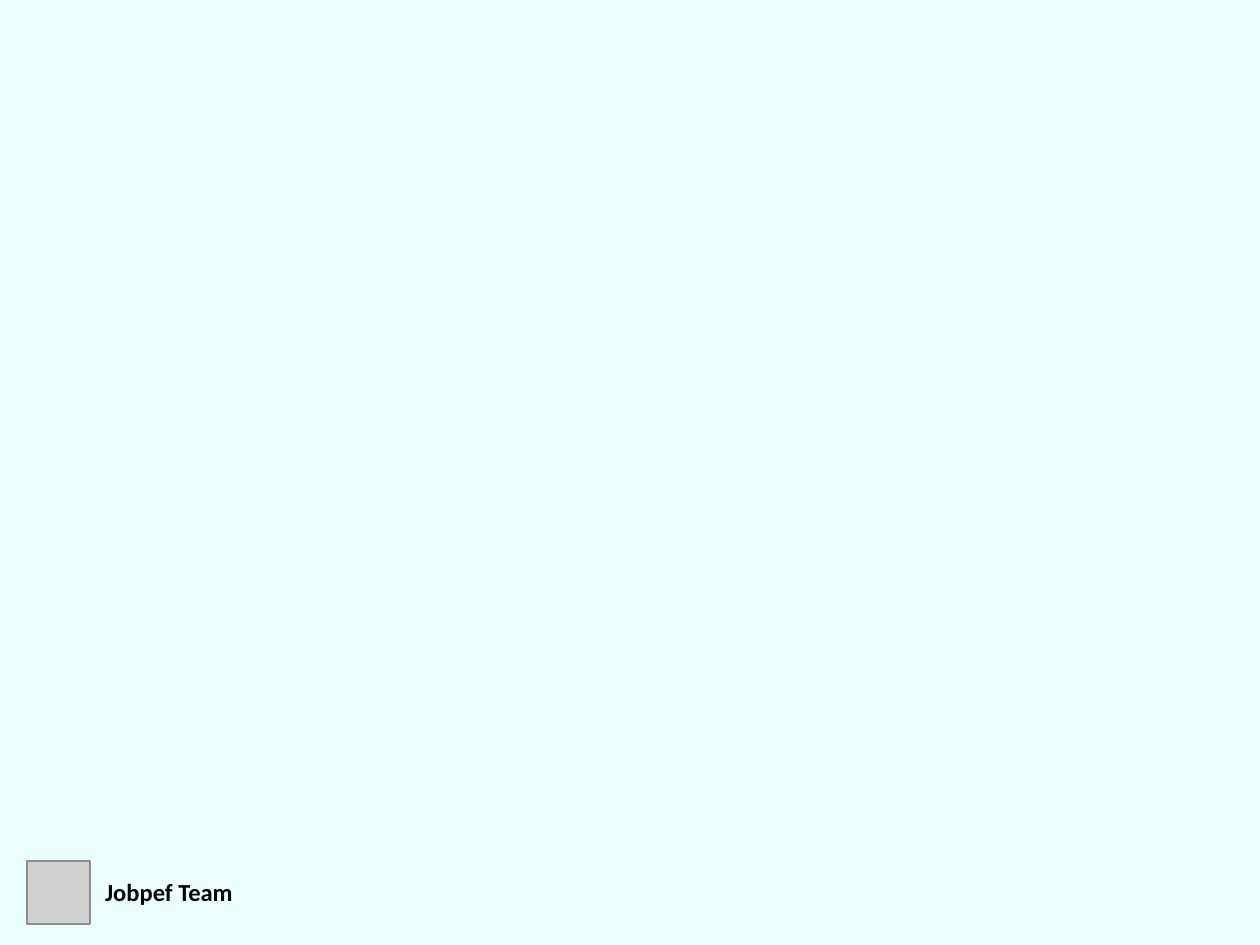
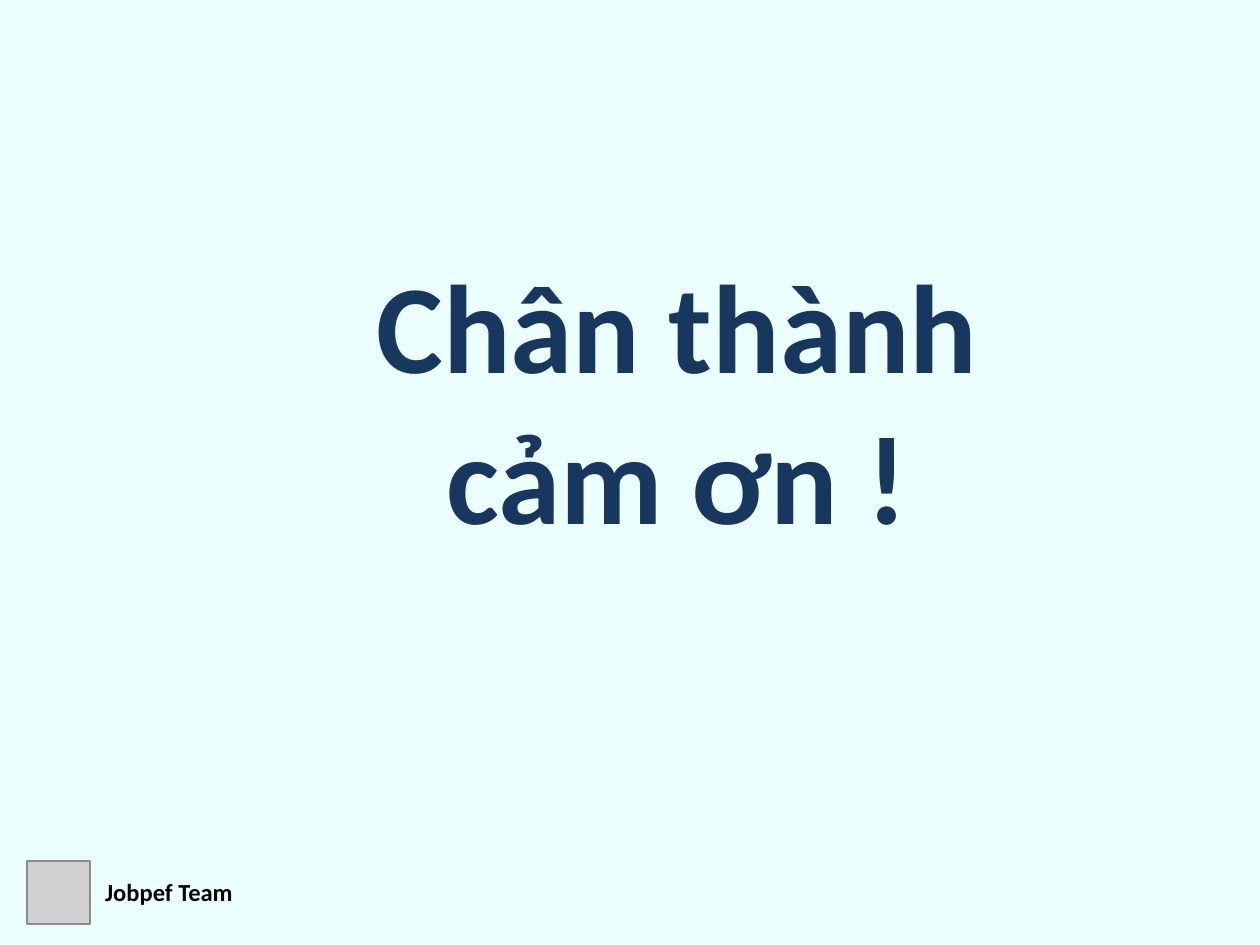
Before and after one commit to quangnv94/JobsPef, a slide deck: slide 9 of 01-Document/Preview.pptx (slide 6 before the commit). Drawn at 1260x945 pixels with LibreOffice and Linux fonts; fonts in the diff are those of the drawing; grey boxes stand for pictures. Boxes give left, top, right and bottom in pixels: in the first picture for what was removed or moved away, otherwise in the second. Text is boxed around its words. In the diff, an @@ line names an element or a change of style, - is before the commit and + after.

```diff
--- a/01-Document/Preview.pptx
+++ b/01-Document/Preview.pptx
@@ text added at (377,284,977,525), 72 pt, text #17375E, bold @@
+Chân thành cảm ơn !
```
Also in this commit, not shown: 3 other slides changed, 3 slides added.
